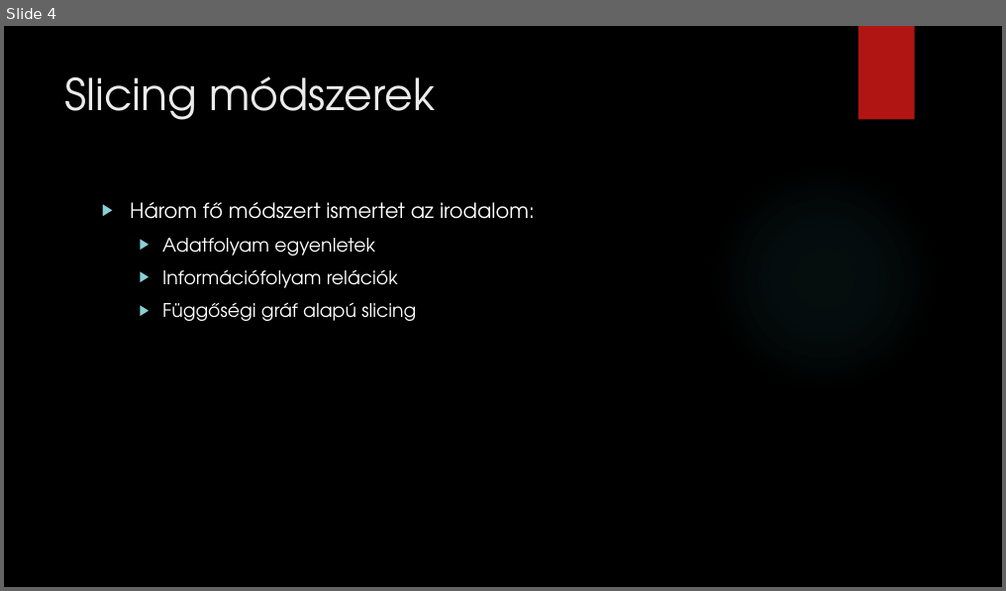
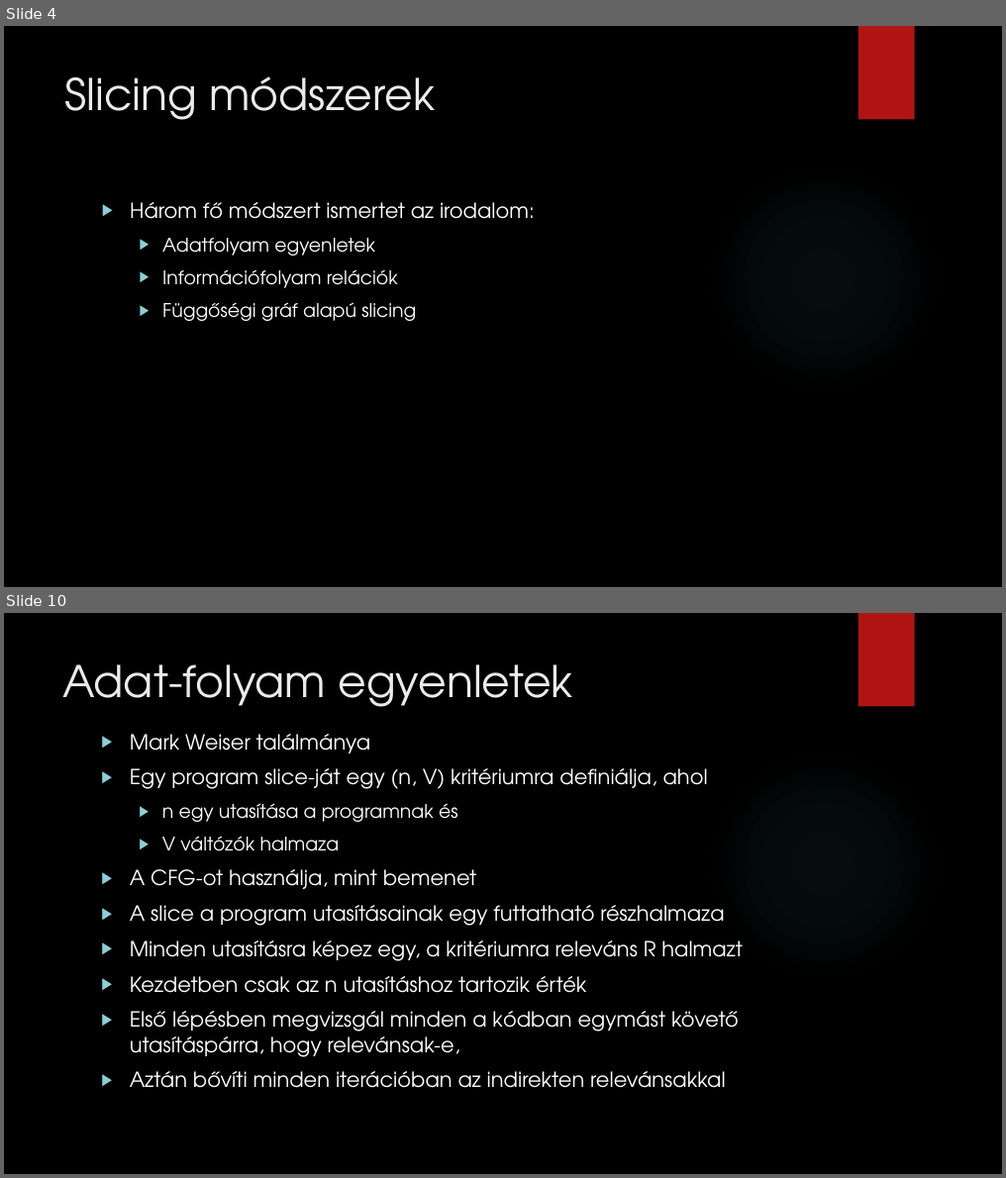
Before and after one commit to dwat3r/slicer, a slide deck: doc/Presentation.pptx. Shown one above the other, each under a label of ours: slide 4 before the commit, slides 4 and 10 after it; the slides between them are not shown. The pictures are 1006x591 and 1006x1178 pixels, drawn with LibreOffice and Linux fonts; fonts in the diff are those of the drawing; background and template pictures are left out. Boxes give left, top, right and bottom in pixels: in the first picture for what was removed or moved away, otherwise in the second. Text is boxed around its words. In the diff, an @@ line names an element or a change of style, - is before the commit and + after.

```diff
--- a/doc/Presentation.pptx
+++ b/doc/Presentation.pptx
@@ slide 10 added at (4,613,1002,1174), background picture (left out); not listed: 2 template elements that a slide beside it also shows @@
@@ title added at (62,664,574,707), 42 pt, text #EBEBEB @@
+Adat-folyam egyenletek
@@ text added at (130,734,743,1088), 20 pt, text #FFFFFF @@
+▶ Mark Weiser találmánya
+▶ Egy program slice-ját egy (n, V) kritériumra definiálja, ahol
+  ▶ n egy utasítása a programnak és
+  ▶ V váltózók halmaza
+▶ A CFG-ot használja, mint bemenet
+▶ A slice a program utasításainak egy futtatható részhalmaza
+▶ Minden utasításra képez egy, a kritériumra releváns R halmazt
+▶ Kezdetben csak az n utasításhoz tartozik érték
+▶ Első lépésben megvizsgál minden a kódban egymást követő utasításpárra, hogy relevánsak-e,
+▶ Aztán bővíti minden iterációban az indirekten relevánsakkal
```
Also in this commit, not shown: 2 slides changed, 26 other slides added, 1 slide removed, 15 other files.
